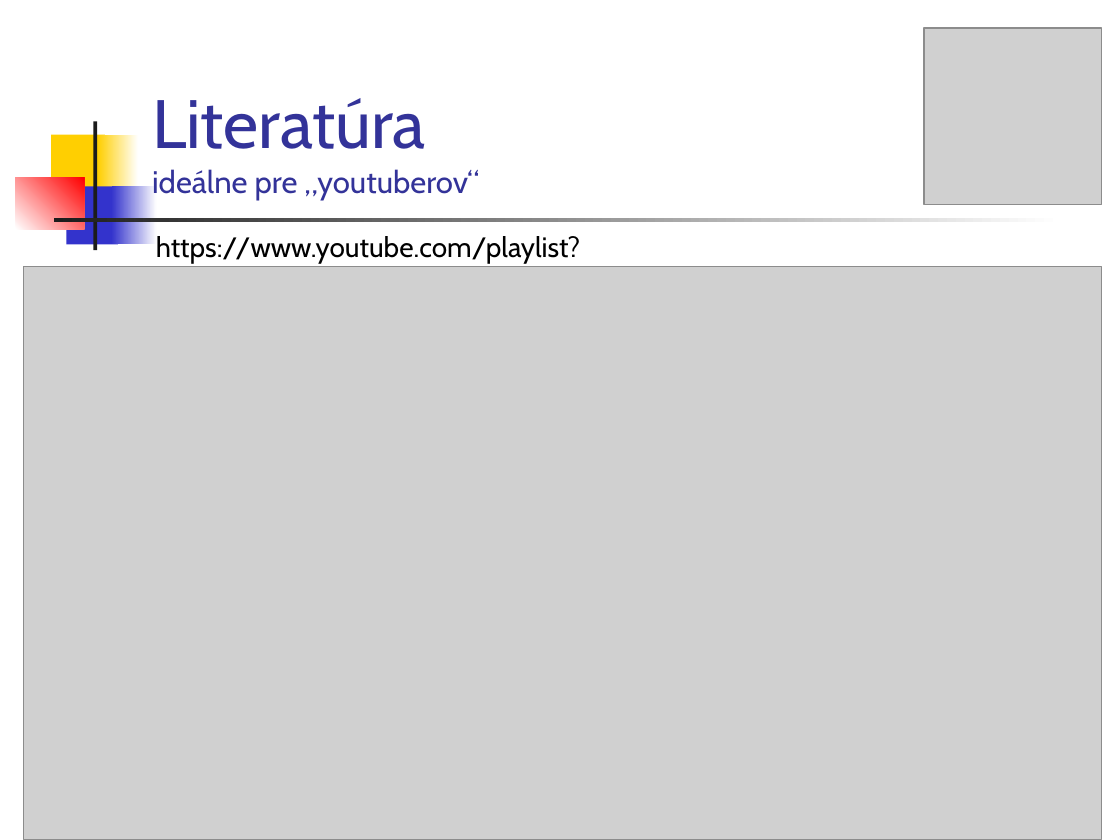
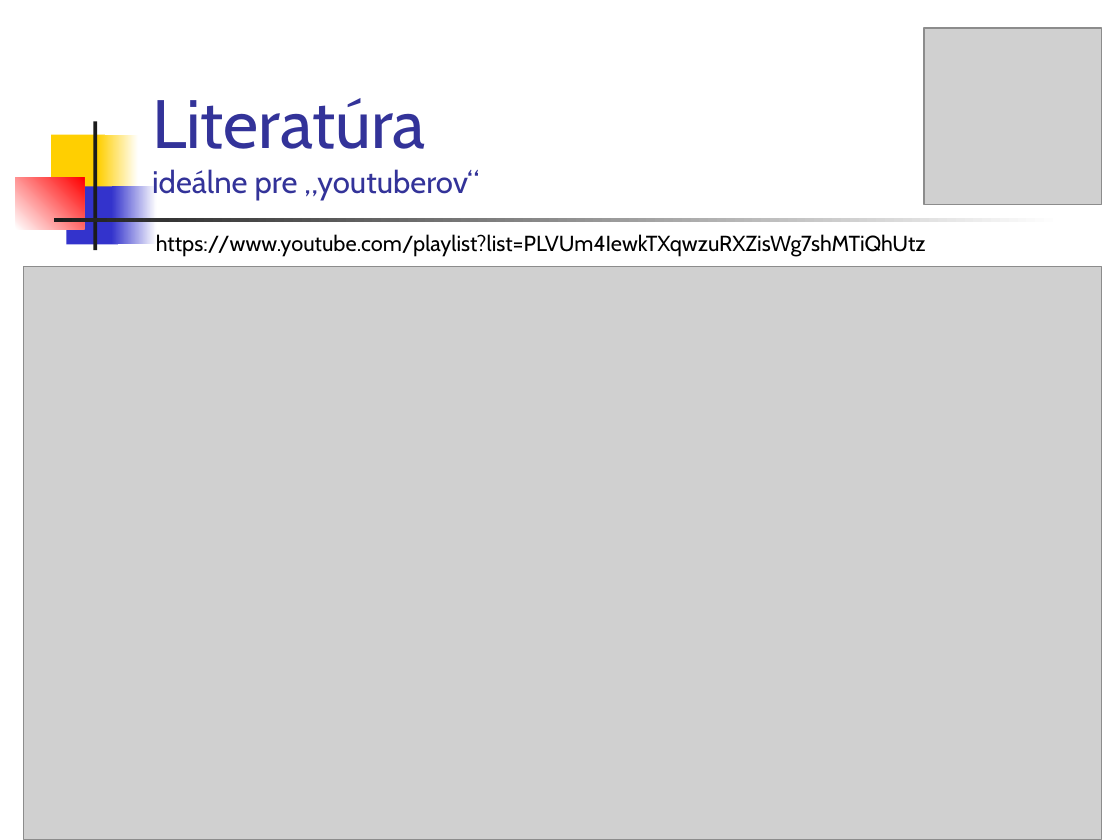
Before and after one commit to vmandro/Prednasky, a slide deck: slide 6 of 01/01_Kotlin.ppt. Drawn at 1120x840 pixels with LibreOffice and Linux fonts; fonts in the diff are those of the drawing; grey boxes stand for pictures. Boxes give left, top, right and bottom in pixels: in the first picture for what was removed or moved away, otherwise in the second. Text is boxed around its words. In the diff, an @@ line names an element or a change of style, - is before the commit and + after.

```diff
--- a/01/01_Kotlin.ppt
+++ b/01/01_Kotlin.ppt
@@ text "https://www.youtube.com/playlist?list=PLVUm4IewkTXqwzuRXZisW ..." at (156, 234, 926, 256): size 18 to 14 pt; less space between paragraphs @@
```
Also in this commit, not shown: 2 other files.
